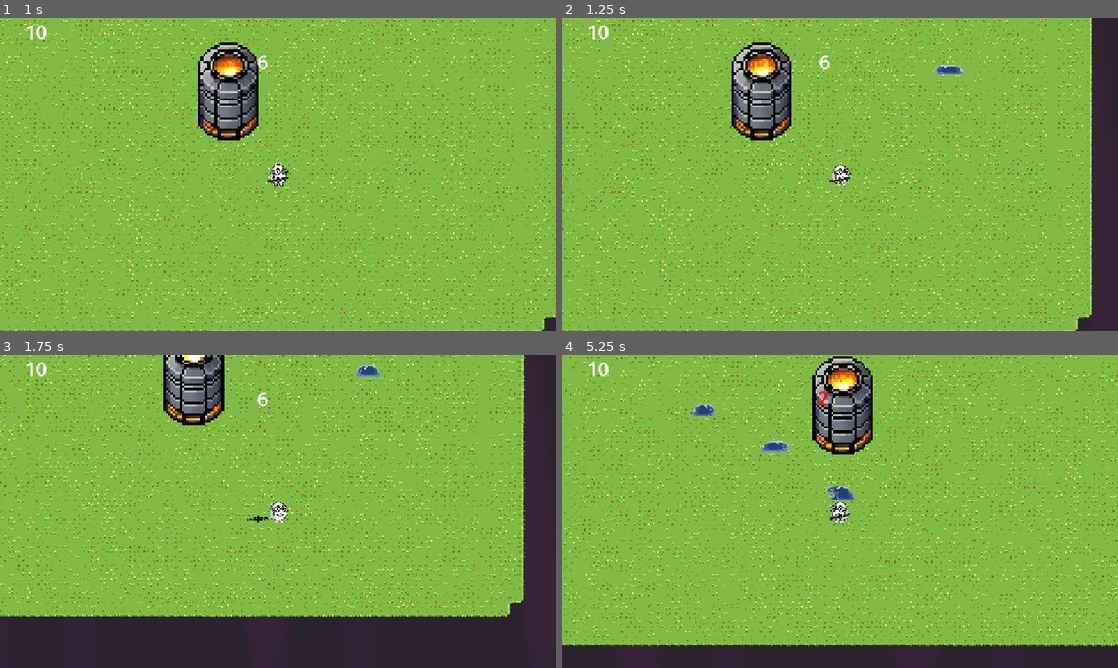
Above: before the commit, frames 1-4 (two rows, left to right).
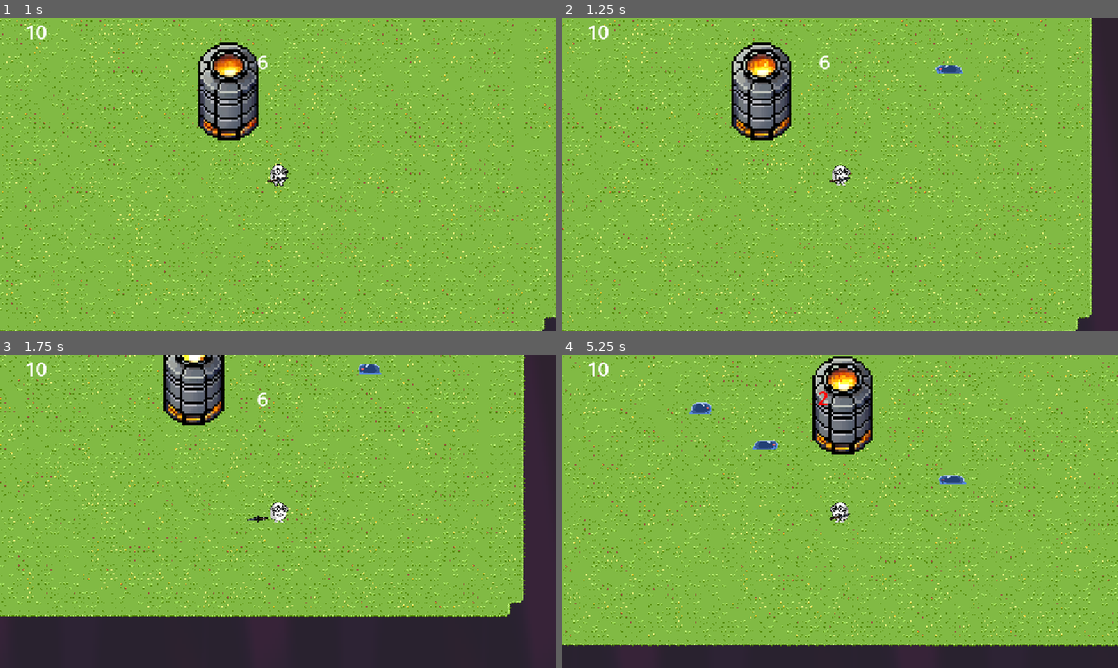
Above: after the commit, the same moments.

Repository: paperparrot5010/sop-jame-2
Game: Godot game, scene res://main file/main.tscn
Two runs of this game, one before a commit and one after it. Both use one fixed random seed, a clock stepped at 60 frames per second and the inputs below. The engine's default icon, where the game draws it, is replaced by a stand-in: a white triangle on a blue panel in a dark square.
Inputs (mouse positions are in pixels of both pictures, inside the frame that each line leads up to):
- Up to frame 1 (1 s): move the mouse to (400, 158) at 0.52 s; hold D (right) from 0.53 s (still down); tap E (Interact) at 0.6 s
- Up to frame 2 (1.25 s): keep holding D (right)
- Up to frame 3 (1.75 s): move the mouse to (166, 527) at 1.27 s; release D (right) at 1.28 s; hold S (down) from 1.28 s (still down); click (166, 527) at 1.35 s
- Up to frame 4 (5.25 s): move the mouse to (895, 442) at 2.02 s; release S (down) at 2.03 s; hold D (right) 2.03-2.78 s; tap E (Interact) at 2.1, 3.6, 5.1 s; move the mouse to (812, 574) at 2.77 s; hold W (up) 2.78-3.53 s; click (812, 574) at 2.85 s; move the mouse to (1006, 558) at 3.52 s; hold A (left) 3.53-5.03 s; move the mouse to (673, 464) at 4.27 s; click (673, 464) at 4.35 s; move the mouse to (867, 511) at 5.02 s; hold S (down) from 5.03 s (still down)

Frame 1 is identical in both runs. In frame 2, less than 0.1% of the frame differs, in the area x 67-73%, y 15-18%; in frame 3, 0.1%; in frame 4, 0.7%, in the area x 2-100%, y 2-94%.

Commit message:
canvas layer

Diff:
--- a/Enemy/enemy.gd
+++ b/Enemy/enemy.gd
@@ -6,7 +6,7 @@
 
 
 signal died
-@export var speed = 70.0
+@export var speed = 65.0
 @export var health = 1 # Example health
 @onready var navigation_agent: NavigationAgent2D = $NavigationAgent2D
 @onready var animated_sprite_2d: AnimatedSprite2D = $AnimatedSprite2D
@@ -28,8 +28,8 @@
 	else:
 		print("Enemy AI: Player node found: ", player_node.name)
 
-	navigation_agent.path_desired_distance = 20.0
-	navigation_agent.target_desired_distance = 20.0
+	navigation_agent.path_desired_distance = 4.0
+	navigation_agent.target_desired_distance = 4.0
 
 	# Initialize original_scale based on the actual sprite scale if it\"s not 1.0, 1.0
 	# For now, we\"ll assume 1.0, 1.0 as a placeholder or you can set it in the editor.
@@ -40,9 +40,11 @@
 
 
 	if can_attackanim == true :
+		velocity = Vector2(0,0)
 		animated_sprite_2d.play("Attack")
 	if can_attackanim == false :
 		animated_sprite_2d.play("Run")
+
 
 
 	if player_node.global_position.x < global_position.x:
@@ -116,9 +118,9 @@
 
 func _on_area_2d_body_exited(body: Node2D) -> void:
 	if body.is_in_group("PlayerGroup"):
+		animation_timer.start()
 		damage_timer.stop()
+		await animation_timer.timeout
+		can_attackanim = false
 		if damage_timer.is_connected("timeout", _on_damage_timer_timeout):
 			damage_timer.disconnect("timeout", _on_damage_timer_timeout)
-		can_attackanim = false
-		animation_timer.start()
-		await animation_timer.timeout
--- a/Enemy/enemy.tscn
+++ b/Enemy/enemy.tscn
@@ -62,8 +62,8 @@
 }]
 
 [sub_resource type="CapsuleShape2D" id="CapsuleShape2D_px1sc"]
-radius = 21.0
-height = 94.0
+radius = 28.0
+height = 110.0
 
 [node name="Enemy" type="CharacterBody2D" groups=["EnemyGroup"]]
 scale = Vector2(0.5, 0.5)
--- /dev/null
+++ b/Test/number_of_wave.tscn
@@ -0,0 +1,83 @@
+[gd_scene load_steps=6 format=3 uid="uid://bkt63wwkrcmu1"]
+
+[ext_resource type="Script" uid="uid://bbmejd3yc828" path="res://number_of_wave.gd" id="1_4sq0s"]
+
+[sub_resource type="Animation" id="Animation_qxj3t"]
+length = 0.001
+tracks/0/type = "value"
+tracks/0/imported = false
+tracks/0/enabled = true
+tracks/0/path = NodePath("RichTextLabel:modulate")
+tracks/0/interp = 1
+tracks/0/loop_wrap = true
+tracks/0/keys = {
+"times": PackedFloat32Array(0),
+"transitions": PackedFloat32Array(1),
+"update": 0,
+"values": [Color(1, 1, 1, 1)]
+}
+
+[sub_resource type="Animation" id="Animation_wiugq"]
+resource_name = "Fade_to_vanish"
+tracks/0/type = "value"
+tracks/0/imported = false
+tracks/0/enabled = true
+tracks/0/path = NodePath("RichTextLabel:modulate")
+tracks/0/interp = 1
+tracks/0/loop_wrap = true
+tracks/0/keys = {
+"times": PackedFloat32Array(0, 1),
+"transitions": PackedFloat32Array(1, 1),
+"update": 0,
+"values": [Color(1, 1, 1, 1), Color(1, 1, 1, 0)]
+}
+
+[sub_resource type="Animation" id="Animation_77iqx"]
+resource_name = "Fade_to_normal"
+length = 0.5
+tracks/0/type = "value"
+tracks/0/imported = false
+tracks/0/enabled = true
+tracks/0/path = NodePath("RichTextLabel:modulate")
+tracks/0/interp = 1
+tracks/0/loop_wrap = true
+tracks/0/keys = {
+"times": PackedFloat32Array(0.0666667, 0.466667),
+"transitions": PackedFloat32Array(1, 1),
+"update": 0,
+"values": [Color(1, 1, 1, 0), Color(1, 1, 1, 1)]
+}
+
+[sub_resource type="AnimationLibrary" id="AnimationLibrary_7rtee"]
+_data = {
+&"Fade_to_normal": SubResource("Animation_77iqx"),
+&"Fade_to_vanish": SubResource("Animation_wiugq"),
+&"RESET": SubResource("Animation_qxj3t")
+}
+
+[node name="Number of wave" type="CanvasLayer"]
+script = ExtResource("1_4sq0s")
+
+[node name="RichTextLabel" type="RichTextLabel" parent="."]
+anchors_preset = 8
+anchor_left = 0.5
+anchor_top = 0.5
+anchor_right = 0.5
+anchor_bottom = 0.5
+offset_left = -78.0
+offset_top = -27.5
+offset_right = 78.0
+offset_bottom = 27.5
+grow_horizontal = 2
+grow_vertical = 2
+theme_override_font_sizes/normal_font_size = 40
+bbcode_enabled = true
+text = "[shake]Wave 1"
+fit_content = true
+
+[node name="AnimationPlayer" type="AnimationPlayer" parent="."]
+libraries = {
+&"": SubResource("AnimationLibrary_7rtee")
+}
+
+[node name="Timer" type="Timer" parent="."]
--- /dev/null
+++ b/number_of_wave.gd
@@ -0,0 +1,11 @@
+extends CanvasLayer
+
+@onready var animation_player: AnimationPlayer = $AnimationPlayer
+@onready var timer: Timer = $Timer
+
+# Called when the node enters the scene tree for the first time.
+func _ready() -> void:
+	timer.start()
+	animation_player.play("Fade_to_normal")
+	await timer.timeout
+	animation_player.play("Fade_to_vanish")
Not shown, added: number_of_wave.gd.uid
